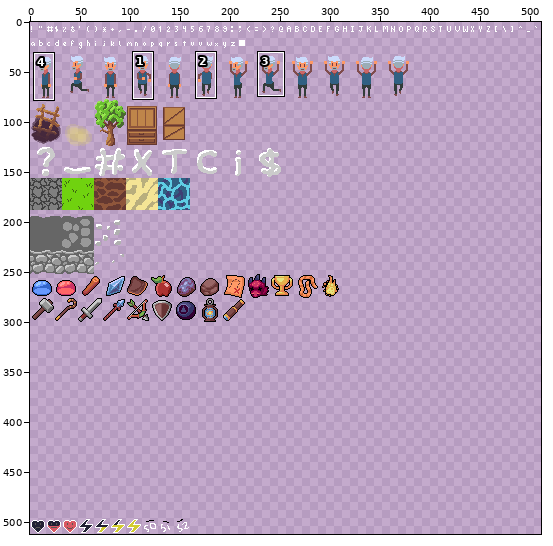
Sprite sheet -- res/atlas.png. Above: a wide view before the commit, with the close-up outlined.
Close-up. Before the edit:
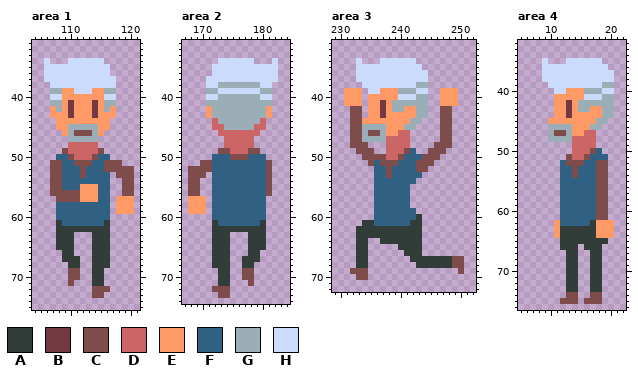
The file is 512x512 pixels. Colours within 5 levels of each other are drawn and written as one. Shown: area 1: x 104..121, y 31..75; area 2: x 167..184, y 31..74; area 3: x 229..252, y 31..72; area 4: x 5..22, y 32..76. The wide view leaves out empty margins. The commit also changed other parts of the picture, which this record leaves out.
Palette (. is transparent): A #323c39  B #733942  C #7f4c4c  D #cc6666  E #ff9966  F #306082  G #9badb7  H #cbdbfc
Pixels before, area 1, first column x 106:
34 H...HHHHHH.....
35 HHHHHHHHHHH....
36 HHHHHHHHHHH....
37 HHHHHHHHHHHH...
38 .HHHHHHHHHHH...
39 .GGEEHHHEEGG...
40 .HHEEEEEEEHH...
41 .GGEBEEEBEGG...
42 .EGEBEEEBEGE...
43 .EEEBEEEBEEE...
44 ..EEEEEEEEE....
45 ..EEGGGGGEE....
46 ...EGCCCGE.....
47 ....GGGGG......
48 ....DDDDD......
49 ...CDDDDDC.....
50 ..FFCDDDCFF....
51 .CCFFCCCFFCCC..
52 .CCFFFCFFFCCCCC
53 .CCFFFCFFFF.CCC
54 .CCFFFFFFFF..CC
55 .CCFFFEEEFF..CC
56 .CCCCCEEEFF..CC
57 ..CCCCEEEFF.EEE
58 ..FFFFFFFFF.EEE
59 ..FFFFFFFFF.EEE
60 ..FFFFFFFFF....
61 ..AFFFFFFFA....
62 ..AAAAAAAAA....
63 ..AAA...AAA....
64 ..AAA...AAA....
65 ..AAA...AAA....
66 ...AA...AAA....
67 ...AAA..AAA....
68 ....AA..AAA....
69 ....CC..AA.....
70 ....CC..AA.....
71 ....C...AA.....
72 ........CCC....
73 ........CC.....
Pixels before, area 2, first column x 168:
34 .....HHHHHH...H
35 ....HHHHHHHHHHH
36 ....HHHHHHHHHHH
37 ...HHHHHHHHHHHH
38 ...HHGGGGGGGHH.
39 ...GGHHHHHHHGG.
40 ...HHGGGGGGGHH.
41 ...GGGGGGGGGGG.
42 ...EGGGGGGGGGE.
43 ...EGGGGGGGGGE.
44 ....DGGGGGGGD..
45 ....DDGGGGGDD..
46 .....DDDDDDD...
47 ......DDDDD....
48 ......DDDDD....
49 .....CCDDDCC...
50 ....FFFCCCFFF..
51 ..CCFFFFFFFFFC.
52 CCCCFFFFFFFFFC.
53 CCC.FFFFFFFFFC.
54 CC..FFFFFFFFFC.
55 CC..FFFFFFFFFC.
56 CC..FFFFFFFFFC.
57 EEE.FFFFFFFFF..
58 EEE.FFFFFFFFF..
59 EEE.FFFFFFFFF..
60 ....FFFFFFFFF..
61 ....AFFFFFFFA..
62 ....AAAAAAAAA..
63 ....AAA...AAA..
64 ....AAA...AAA..
65 ....AAA...AAA..
66 ....AAA...AA...
67 ....AAA..AAA...
68 ....AAA..AA....
69 .....AA..CC....
70 .....AA..CC....
71 .....AA...C....
72 ....CCC........
73 .....CC........
Pixels before, area 3, first column x 231:
34 ..H...HHHHHH........
35 ..HHHHHHHHHHH.......
36 ..HHHHHHHHHHHH......
37 ..HHHHHHHHHHHH......
38 ...HHHHHHHHHGG......
39 EEE.HHEEEGGGHH..EEE.
40 EEE.EEEEEHHHGG..EEE.
41 EEE.EEBEGGGGGG..EEE.
42 .CC.EEBEGGEEGG..CC..
43 .CC.EEBEEEEEGG..CC..
44 .CCEEEEEEEEGG...CC..
45 .CCGGGGEEEGG....CC..
46 .CCGCCGEEDD.....CC..
47 .CCGGGGDDDD.....CC..
48 .CCC...DDDD....CCC..
49 ..CCC..DDDCF..CCC...
50 ...CCCCDDCFFFCCC....
51 ....CFCCCFFFCCC.....
52 .....FFCFFFFCC......
53 .....FFCFFFFF.......
54 .....FFFFFFF........
55 .....FFFFFF.........
56 .....FFFFFF.........
57 .....FFFFFF.........
58 .....FFFFFF.........
59 .....FFFFFFF........
60 .....FFFFFFFA.......
61 ...AAFFFFFFAA.......
62 ..AAAAAAAAAAA.......
63 ..AAAAAAAAAAA.......
64 ..AA..AAAAAAA.......
65 ..AA.....AAAA.......
66 ..AA......AAA.......
67 ..AA.......AAAAAAACC
68 ..AA........AAAAAACC
69 .CCC...............C
70 ..CC................
Pixels before, area 4, first column x 9:
35 H...HHHHHH..
36 HHHHHHHHHHH.
37 HHHHHHHHHHHH
38 HHHHHHHHHHHH
39 .HHHHHHHHHGG
40 ..HHEEEGGGHH
41 ..EEEEEHHHGG
42 ..EEBEGGGGGG
43 ..EEBEGGEEGG
44 ..EEBEEEEEGG
45 .EEEEEEEEGG.
46 .GGGGEEEGG..
47 .GCCGEEDD...
48 .GGGGDDDD...
49 .....DDDD...
50 .....DDDCF..
51 ....CDDCFFF.
52 ...FCCCFFCC.
53 ...FFCFFFCC.
54 ...FFCFFFCC.
55 ...FFFFFFCC.
56 ...FFFFFFCC.
57 ...FFFFFFCC.
58 ...FFFFFFCC.
59 ...FFFFFFCC.
60 ...FFFFFFCC.
61 ...FFFFFFCC.
62 ..EFFFFFAEEE
63 ..EAAAAAAEEE
64 ..EAAAAAAEEE
65 ...AAAAAAAA.
66 ...AAA.AAA..
67 ....AA..AA..
68 ....AA..AA..
69 ....AA..AA..
70 ....AA..AA..
71 ....AA..AA..
72 ....AA..AA..
73 ....AA..AA..
74 ....CC..CC..
75 ...CCC.CCC..
After the commit:
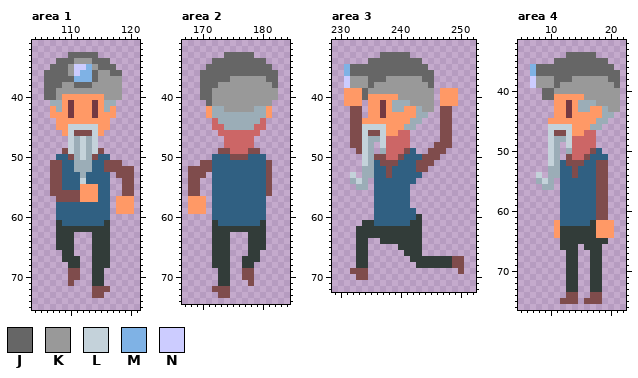
Colours new in this view: J #666666  K #999999  L #c4d2da  M #7fb2e5  N #ccccff
From old to new:
Changed rows in their new state; - is an unchanged pixel.
Area 1:
first column x 106:
33 ----JJJJJ----
34 .-JJJKKKJJJ--
35 .JJJKNNMKJJJ-
36 JJJJKNMMJKKJJ
37 JJJJJMMMJKKKK
38 JJJKKJJJKKKKK
39 JJKKKKKKKKKKK
40 JJK-------KKK
first column x 110:
45 LLLLL
46 L---L
47 L-L-L
48 LGLGL
49 LGLGL
50 -GLG-
51 -GGG-
52 -GGG-
53 --G--
54 --L--
Area 2:
first column x 170:
33 ----JJJJJ----
34 --JJJJJJJJJ-.
35 -JJJJJJJJJJJ.
36 JJJJJJJJJJJJJ
37 JJJJJKKKKKKJJ
38 JJJKKKKKKKKKJ
39 JJKKKKKKKKKKK
40 JJKKKKKKKKKKK
41 -JKKKKKKKKKK-
42 ----KKKKK----
Area 3:
first column x 231:
33 ------JJJJJ----
34 --.-JJJJJJJJJ--
35 MJJJJJJJJJJJJJ-
36 MJJJJJJJJJJJJJJ
37 NKKKJJJKKKKKKJJ
38 NKKKJKKKKKKKKKJ
39 ---JKKKKKKKKKKK
40 ---J-----KKKKKK
41 -----------KKKK
42 -------------KK
45 ---LLLL--------
46 ---L--L--------
47 ---L--L--------
48 ---LG-L--------
49 ---LG-G--------
50 ---LG----------
51 ---LG----------
52 ---GG----------
53 -L-GG----------
54 -GLG-----------
55 --GG-----------
Area 4:
first column x 7:
34 ------JJJJJ----
35 --.-JJJJJJJJJ--
36 MJJJJJJJJJJJJJ-
37 MJJJJJJJJJJJJJJ
38 NKKKJJJKKKKKKJJ
39 NKKKJKKKKKKKKKJ
40 --JJKKKKKKKKKKK
41 --JJ-----KKKKKK
42 -----------KKKK
43 -------------KK
46 ---LLLL--------
47 ---L--L--------
48 ---L--L--------
49 ---LG-L--------
50 ---LG-G--------
51 ---LG----------
52 ---LG----------
53 ---GG----------
54 -L-GG----------
55 -GLG-----------
56 --GG-----------
